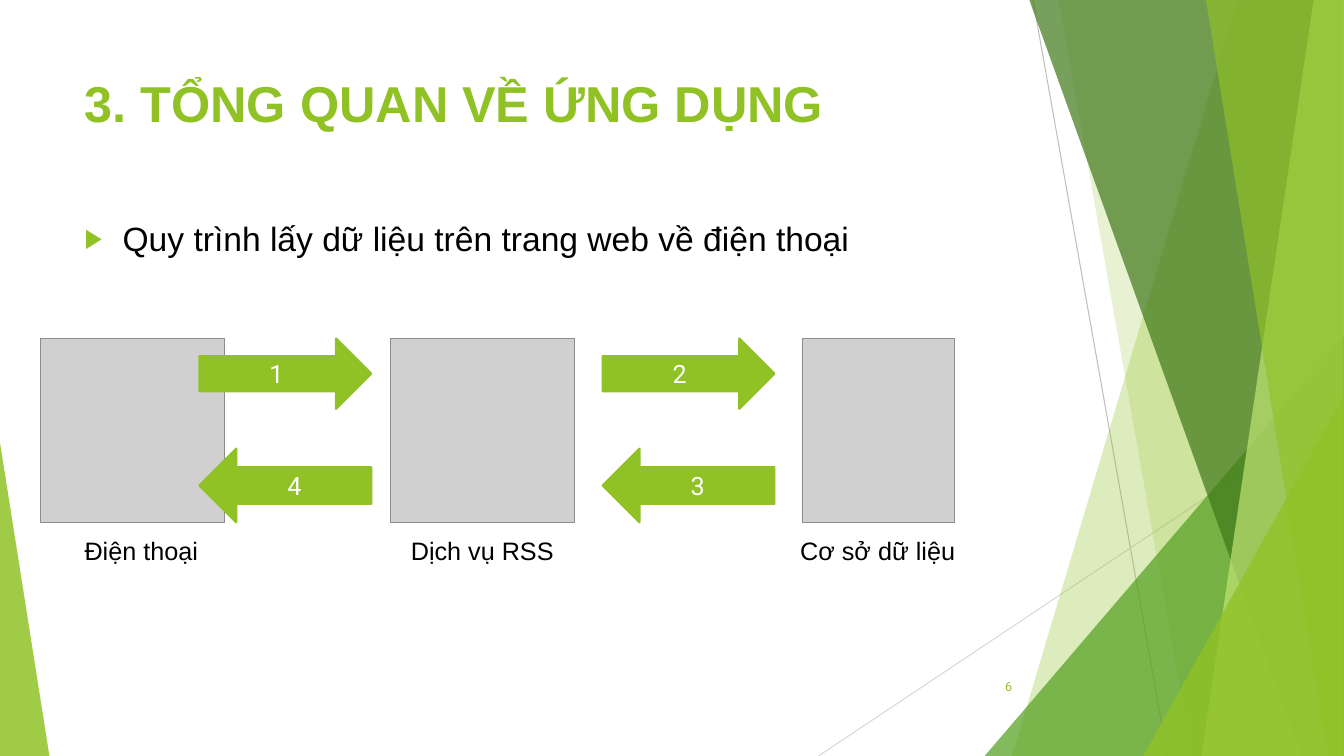
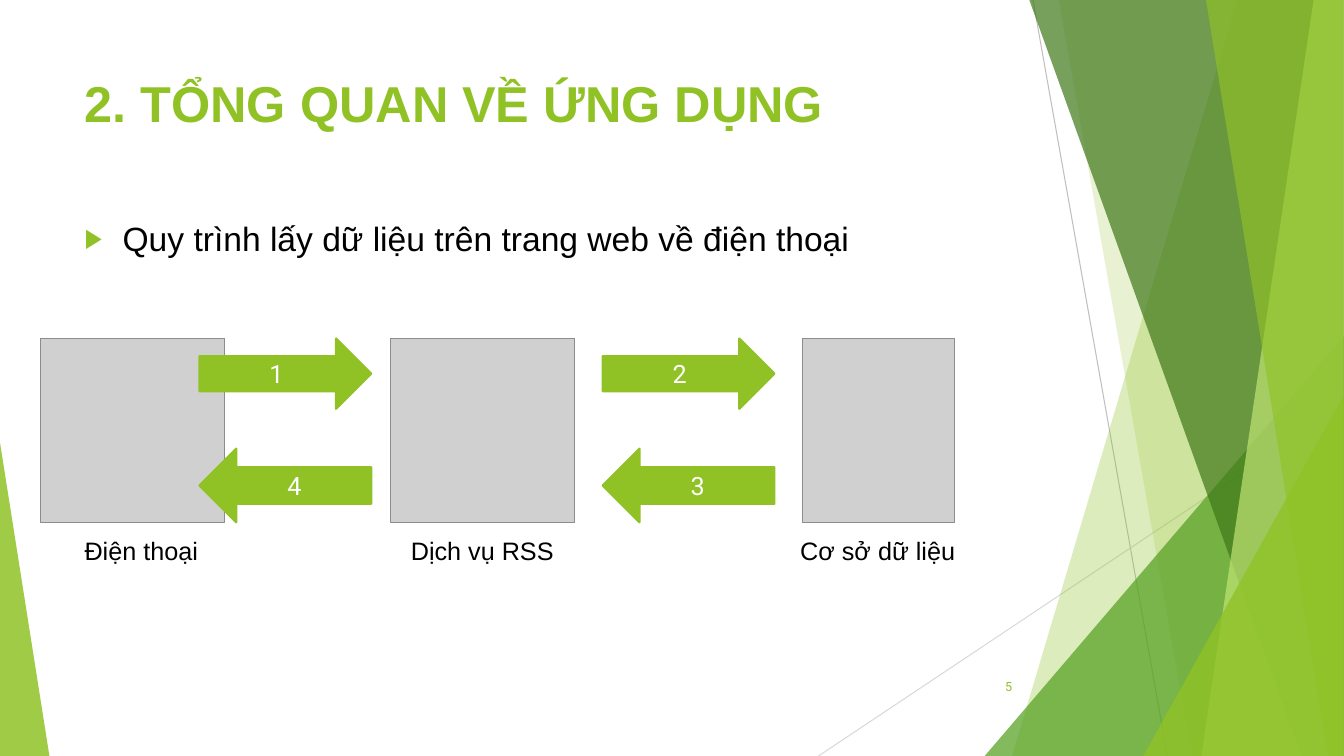
Before and after one commit to jangkyavn/BuiHoangAnh_1412101114, a slide deck: slide 5 of pp_BuiHoangAnh_1412101114.pptx (slide 6 before the commit). Drawn at 1344x756 pixels with LibreOffice and Linux fonts; fonts in the diff are those of the drawing; grey boxes stand for pictures. Boxes give left, top, right and bottom in pixels: in the first picture for what was removed or moved away, otherwise in the second. Text is boxed around its words. In the diff, an @@ line names an element or a change of style, - is before the commit and + after.

```diff
--- a/pp_BuiHoangAnh_1412101114.pptx
+++ b/pp_BuiHoangAnh_1412101114.pptx
@@ title at [85,82,823,132]: text changed @@
-3. TỔNG QUAN VỀ ỨNG DỤNG
+2. TỔNG QUAN VỀ ỨNG DỤNG
@@ page number at [1005,682,1012,691]: text changed @@
-6
+5
```
Also in this commit, not shown: 6 other slides changed, 2 slides added, 1 slide removed, 19 other files.
